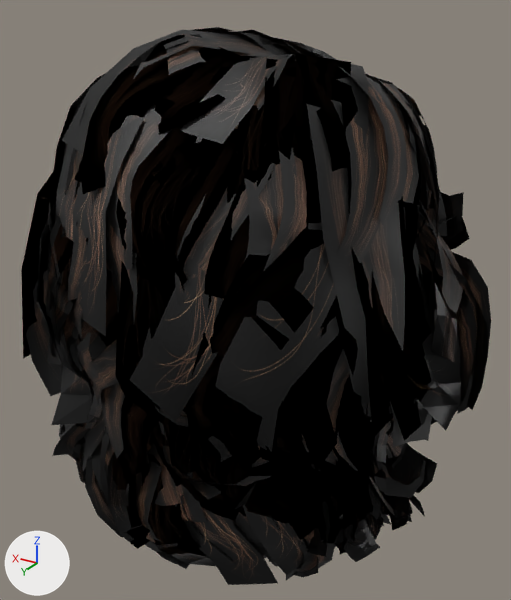
What one commit did to the FBX model anakin_rots_project/output/anakin_rots_hair_final.fbx.
The view is the same before and after, from a 50 mm camera at (-0.212, 0.31, 1.855) aimed at (-0.011, -0.025, 1.687). The axes (+X, +Y, +Z) are drawn at lower left. The lights are the same throughout. The older version comes first. Where no turn or scale is listed for an object, it has been applied to the vertices. Vertices at exactly the same position are counted once.

Objects in the first picture: 'HairPlanes_M'.
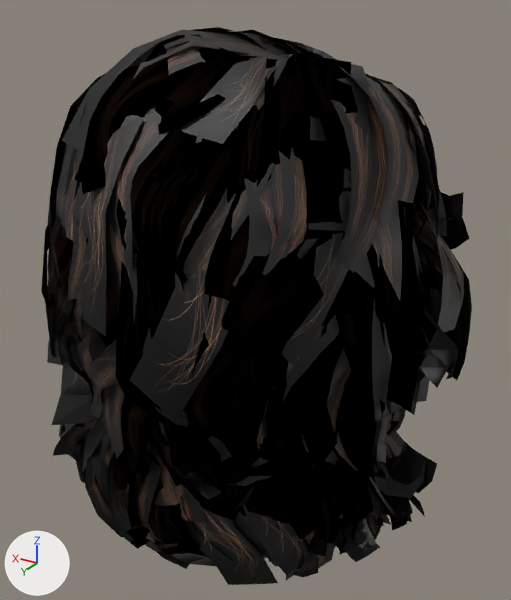
Boxes (x1, y1, x2, y2) around the edits, measured in the pictures (511 x 600 px; the box of a moved part takes in the faces that stretch with it):
'HairPlanes_M', reshaped (8% narrower)
    before: (21, 27, 491, 585)
    after: (41, 27, 472, 585)
part 1 of me_hairplanes_m, moved or reshaped
    before: (213, 254, 314, 350)
    after: (222, 243, 324, 368)
part 2 of me_hairplanes_m, moved or reshaped (mostly hidden)
    before: (390, 243, 432, 447)
    after: (398, 236, 430, 406)
part 3 of me_hairplanes_m, moved or reshaped
    before: (210, 227, 336, 357)
    after: (279, 230, 336, 326)
part 4 of me_hairplanes_m, moved or reshaped
    before: (215, 244, 339, 452)
    after: (282, 232, 349, 367)
part 5 of me_hairplanes_m, moved or reshaped
    before: (371, 227, 437, 440)
    after: (379, 220, 433, 383)
part 6 of me_hairplanes_m, moved or reshaped
    before: (37, 201, 82, 379)
    after: (41, 206, 71, 353)
part 7 of me_hairplanes_m, moved or reshaped
    before: (415, 232, 477, 414)
    after: (413, 234, 462, 379)
part 8 of me_hairplanes_m, moved or reshaped (not visible afterwards)
    before: (21, 173, 53, 359)
part 9 of me_hairplanes_m, moved or reshaped
    before: (341, 98, 407, 438)
    after: (355, 107, 407, 324)
part 10 of me_hairplanes_m, moved or reshaped
    before: (417, 216, 462, 425)
    after: (414, 215, 447, 372)
part 11 of me_hairplanes_m, moved or reshaped
    before: (398, 200, 420, 311)
    after: (398, 200, 416, 302)
part 12 of me_hairplanes_m, moved or reshaped
    before: (398, 267, 462, 430)
    after: (404, 263, 459, 388)
part 13 of me_hairplanes_m, moved or reshaped (not visible afterwards)
    before: (26, 270, 63, 396)
part 14 of me_hairplanes_m, moved or reshaped
    before: (307, 104, 405, 422)
    after: (339, 168, 402, 301)
part 15 of me_hairplanes_m, moved or reshaped
    before: (351, 226, 491, 441)
    after: (351, 239, 472, 415)

Edits to the bpy script that builds the scene:
```text
Change me_hairplanes_m:
    used by ob_hairplanes_m; location = (0.0, 0.0, 0.0)
    remove me_hairplanes_m.from_pydata(...)  # 9516 vertices, 10432 faces; spans x -0.146..0.127, y -0.152..0.094, z 1.555..1.84
    add me_hairplanes_m.from_pydata(...)  # 9516 vertices, 10432 faces; spans x -0.134..0.12, y -0.152..0.094, z 1.555..1.84
    me_hairplanes_m part 1: the loose piece of 16 vertices spanning x -0.091..-0.044, y 0.02..0.076, z 1.67..1.777 is scaled about its middle by 0.944, then moved by (-0.001, -0.002, 0.001)
    me_hairplanes_m part 2: the loose piece of 24 vertices spanning x -0.127..-0.099, y -0.052..0.018, z 1.633..1.745 is scaled about its middle by 0.795, then moved by (0.002, -0.006, 0.008)
    me_hairplanes_m part 3: the loose piece of 16 vertices spanning x -0.095..-0.046, y 0.021..0.078, z 1.661..1.767 is scaled about its middle by 0.789, then moved by (-0.005, -0.006, 0.003)
    me_hairplanes_m part 4: the loose piece of 10 vertices spanning x -0.093..-0.043, y 0.01..0.079, z 1.645..1.776 is scaled about its middle by 0.772, then moved by (-0.006, -0.008, 0.01)
    me_hairplanes_m part 5: the loose piece of 24 vertices spanning x -0.129..-0.096, y -0.038..0.025, z 1.64..1.778 is scaled about its middle by 0.797, then moved by (0.002, -0.003, 0.01)
    me_hairplanes_m part 6: the loose piece of 12 vertices spanning x 0.05..0.086, y 0.003..0.079, z 1.636..1.787 is scaled about its middle by 0.923, then moved by (0.001, -0.003, 0.003)
    me_hairplanes_m part 7: the loose piece of 30 vertices spanning x -0.142..-0.081, y -0.082..-0.026, z 1.643..1.745 is scaled about its middle by 0.808, then moved by (0.005, -0.003, 0.005)
    me_hairplanes_m part 8: the loose piece of 18 vertices spanning x 0.072..0.114, y -0.068..0.059, z 1.649..1.791 is scaled about its middle by 0.778, then moved by (-0.004, -0.01, 0.011)
    me_hairplanes_m part 9: the loose piece of 16 vertices spanning x -0.113..-0.077, y -0.03..0.028, z 1.64..1.813 is scaled about its middle by 0.803, then moved by (0.0, -0.006, 0.012)
    me_hairplanes_m part 10: the loose piece of 24 vertices spanning x -0.139..-0.081, y -0.077..-0.021, z 1.633..1.758 is scaled about its middle by 0.801, then moved by (0.005, -0.003, 0.009)
    me_hairplanes_m part 11: the loose piece of 10 vertices spanning x -0.113..-0.085, y -0.037..0.026, z 1.642..1.774 is scaled about its middle by 0.945, then moved by (0.001, 0.001, 0.004)
    me_hairplanes_m part 12: the loose piece of 18 vertices spanning x -0.139..-0.097, y -0.053..0.014, z 1.637..1.764 is scaled about its middle by 0.788, then moved by (0.004, 0.0, 0.011)
    me_hairplanes_m part 13: the loose piece of 24 vertices spanning x 0.078..0.111, y -0.046..0.055, z 1.627..1.746 is scaled about its middle by 0.826, then moved by (-0.002, -0.007, 0.007)
    me_hairplanes_m part 14: the loose piece of 16 vertices spanning x -0.115..-0.068, y -0.02..0.037, z 1.642..1.811 is scaled about its middle by 0.77, then moved by (0.0, -0.006, 0.016)
    me_hairplanes_m part 15: 64 of 9516 vertices moved; they spanned x -0.146..-0.067, y -0.068..0.02, z 1.626..1.766 and now span x -0.134..-0.069, y -0.067..0.02, z 1.647..1.763; mean shift (0.004, 0.0, 0.007); largest move (-0.124, -0.025, 1.626) -> (-0.12, -0.006, 1.652)
    other edits to the shape of me_hairplanes_m do not show in these pictures
```
